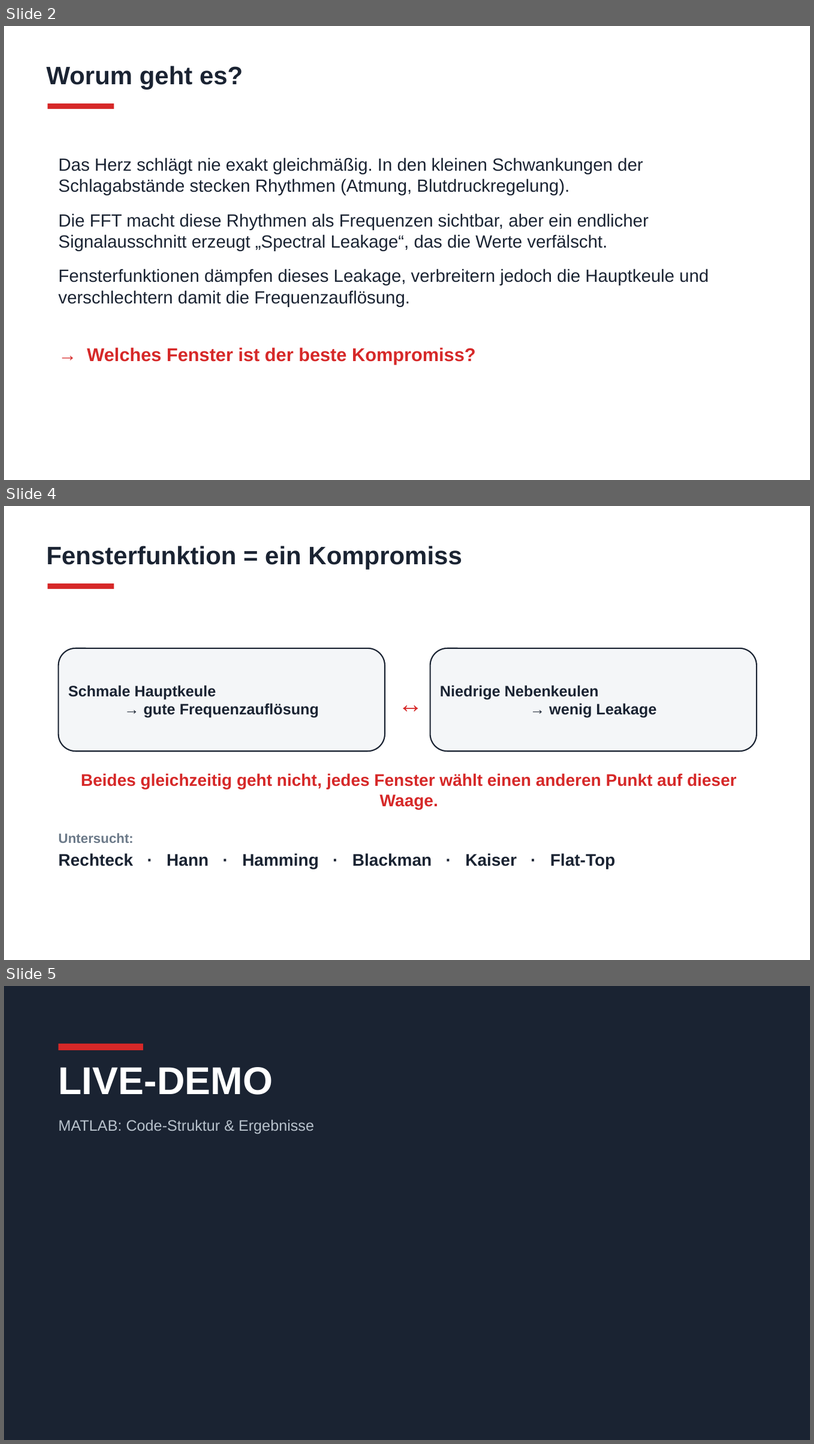
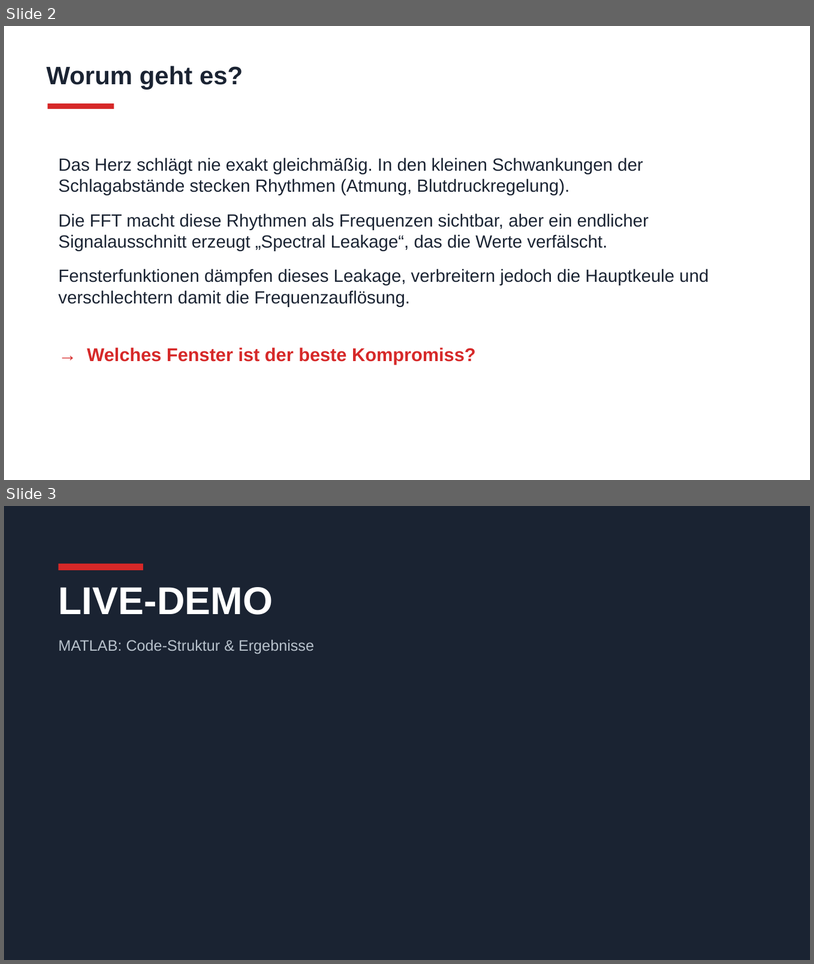
Before and after one commit to JahshakaDEV/matlab-projekt, a slide deck: HRV_Praesentation_korrigiert.pptx. Shown one above the other, each under a label of ours: slides 2, 4 and 5 before the commit, slides 2 and 3 after it; the slides between them are not shown. The pictures are 814x1444 and 814x964 pixels, drawn with LibreOffice and Linux fonts; fonts in the diff are those of the drawing. Boxes give left, top, right and bottom in pixels: in the first picture for what was removed or moved away, otherwise in the second. Text is boxed around its words. In the diff, an @@ line names an element or a change of style, - is before the commit and + after.

Commit message:
Update documentation and enhance HRV analysis script: add explanations for window stability and computational effort; remove unused presentation text file; update presentation and figures.

```diff
--- a/HRV_Praesentation_korrigiert.pptx
+++ b/HRV_Praesentation_korrigiert.pptx
@@ slide 4 removed at [4,506,810,960], background #FFFFFF @@
@@ text removed at [47,546,462,569] @@
-Fensterfunktion = ein Kompromiss
@@ rectangle removed at [48,583,114,589] @@
@@ rounded rectangle removed at [59,648,385,751] @@
-Schmale Hauptkeule
-→ gute Frequenzauflösung
@@ rounded rectangle removed at [431,648,757,751] @@
-Niedrige Nebenkeulen
-→ wenig Leakage
@@ text removed at [385,681,437,724] @@
-↔
@@ text removed at [81,773,737,809] @@
-Beides gleichzeitig geht nicht, jedes Fenster wählt einen anderen Punkt auf dieser Waage.
@@ text removed at [59,833,615,868] @@
-Untersucht:
-Rechteck · Hann · Hamming · Blackman · Kaiser · Flat-Top
@@ what was slide 5 is now slide 3 @@
```
Also in this commit, not shown: 1 other slide removed, 4 other files.
